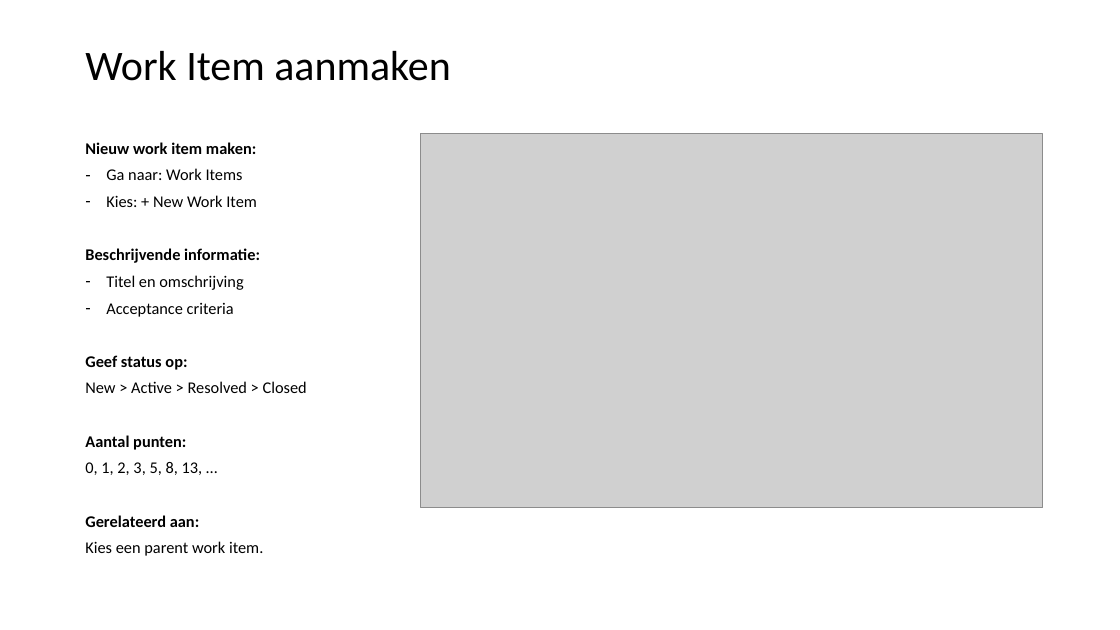
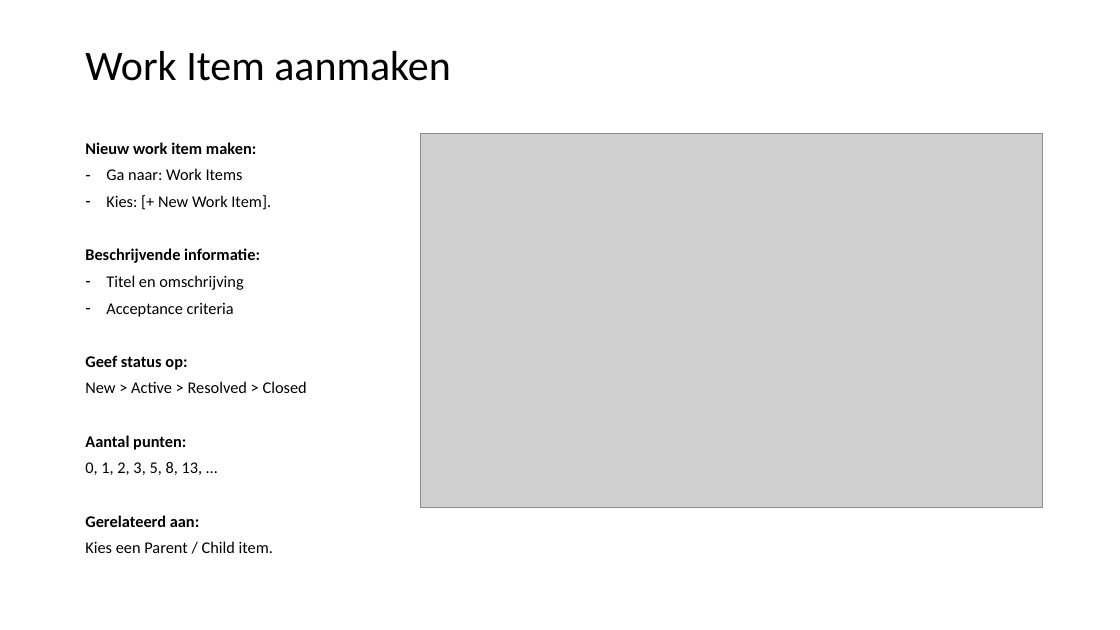
Before and after one commit to LFKoning/git-cursus, a slide deck: slide 60 of 2_collaboration/git_collaboration.pptx. Drawn at 1120x630 pixels with LibreOffice and Linux fonts; fonts in the diff are those of the drawing; grey boxes stand for pictures. Boxes give left, top, right and bottom in pixels: in the first picture for what was removed or moved away, otherwise in the second. Text is boxed around its words. In the diff, an @@ line names an element or a change of style, - is before the commit and + after.

```diff
--- a/2_collaboration/git_collaboration.pptx
+++ b/2_collaboration/git_collaboration.pptx
@@ text at [106,195,271,210]: text changed @@
-– Kies: + New Work Item
+– Kies: [+ New Work Item].
@@ text at [85,541,273,553]: text changed @@
-Kies een parent work item.
+Kies een Parent / Child item.
```
Also in this commit, not shown: 17 other slides changed.
